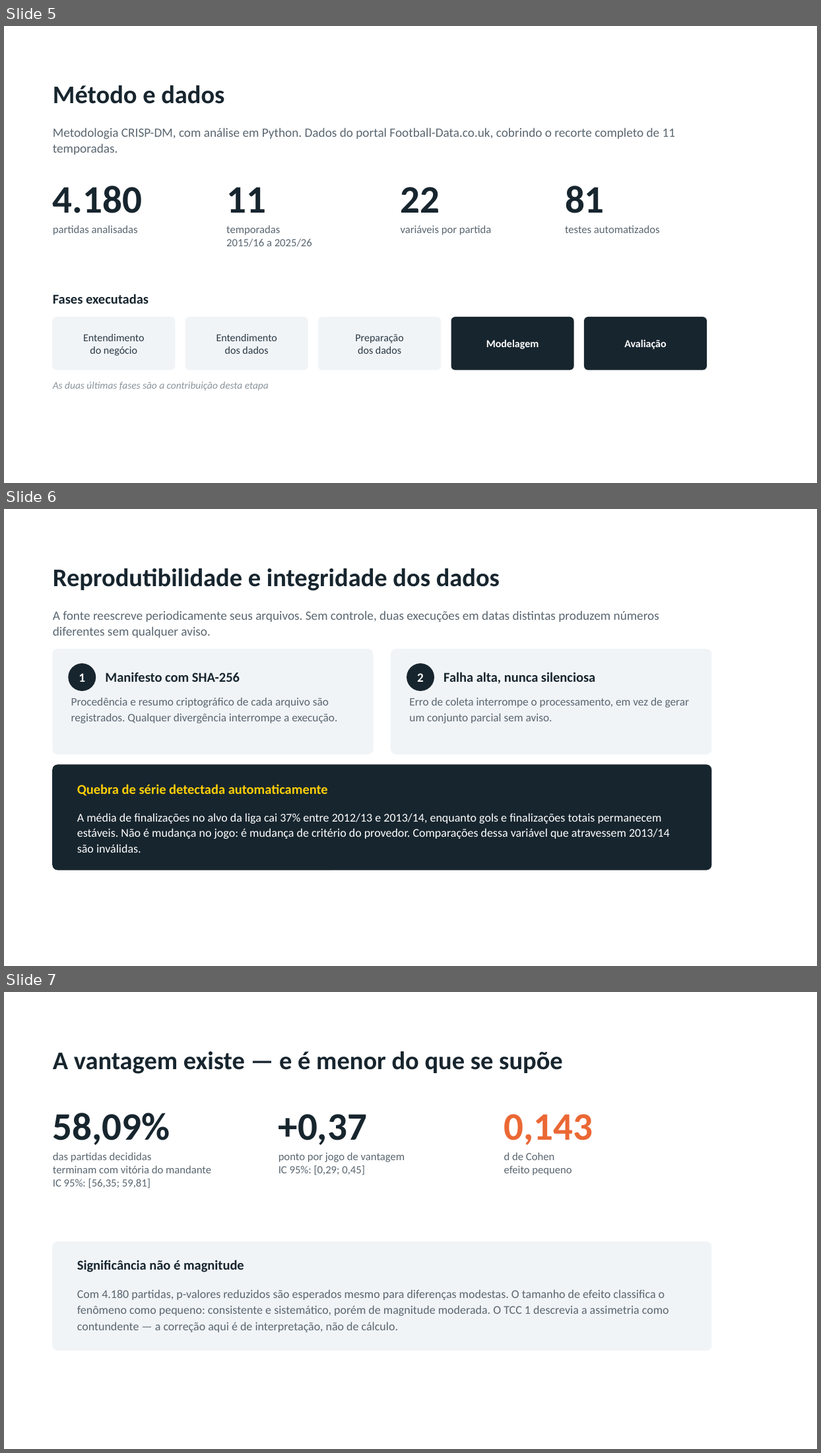
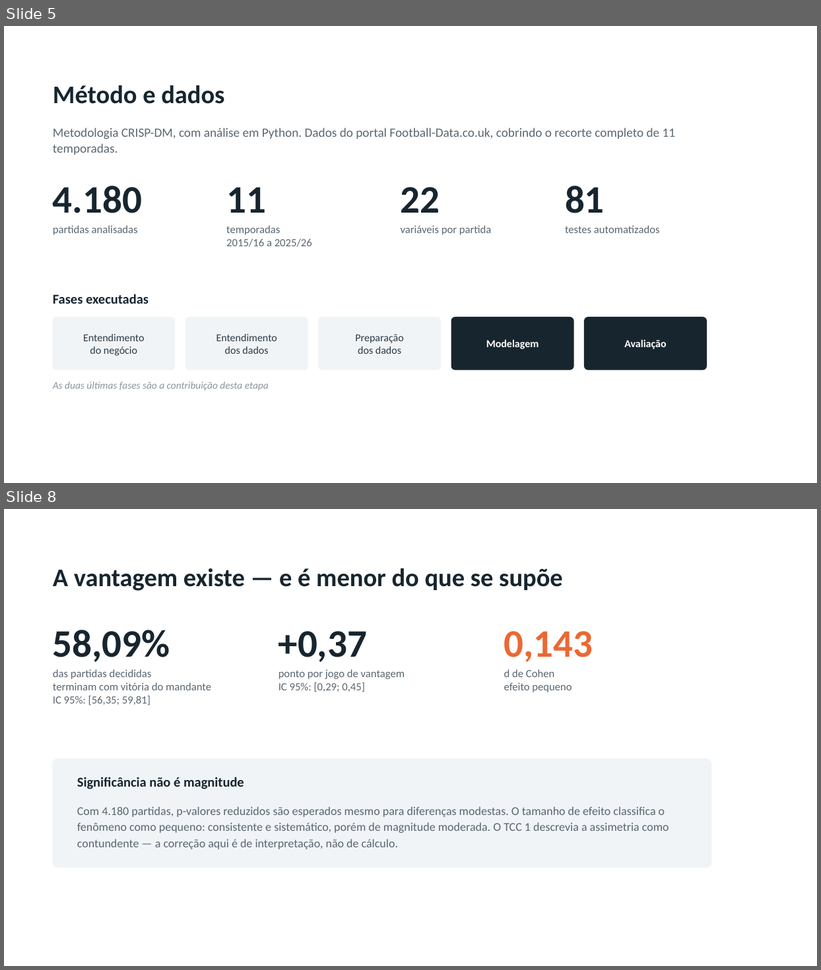
Before and after one commit to matheustm29/TCC2, a slide deck: apresentacao/TCC2_Defesa.pptx. Shown one above the other, each under a label of ours: slides 5, 6 and 7 before the commit, slides 5 and 8 after it; the slides between them are not shown. The pictures are 821x1453 and 821x970 pixels, drawn with LibreOffice and Linux fonts; fonts in the diff are those of the drawing; background and template pictures are left out. Boxes give left, top, right and bottom in pixels: in the first picture for what was removed or moved away, otherwise in the second. Text is boxed around its words. In the diff, an @@ line names an element or a change of style, - is before the commit and + after.

```diff
--- a/apresentacao/TCC2_Defesa.pptx
+++ b/apresentacao/TCC2_Defesa.pptx
@@ slide 6 removed at bbox=[4, 509, 817, 966], background picture (left out) @@
@@ title removed at bbox=[53, 568, 500, 591] @@
-Reprodutibilidade e integridade dos dados
@@ text removed at bbox=[53, 611, 659, 638] @@
-A fonte reescreve periodicamente seus arquivos. Sem controle, duas execuções em datas distintas produzem números diferentes sem qualquer aviso.
@@ rounded rectangle removed at bbox=[53, 650, 373, 755] @@
@@ ellipse removed at bbox=[69, 664, 96, 691] @@
@@ rounded rectangle removed at bbox=[391, 650, 712, 755] @@
@@ ellipse removed at bbox=[407, 664, 434, 691] @@
@@ text removed at bbox=[79, 673, 85, 682] @@
-1
@@ text removed at bbox=[105, 672, 240, 682] @@
-Manifesto com SHA-256
@@ text removed at bbox=[417, 673, 424, 682] @@
-2
@@ text removed at bbox=[444, 672, 595, 684] @@
-Falha alta, nunca silenciosa
@@ text removed at bbox=[71, 698, 337, 723] @@
-Procedência e resumo criptográfico de cada arquivo são registrados. Qualquer divergência interrompe a execução.
@@ text removed at bbox=[409, 698, 690, 723] @@
-Erro de coleta interrompe o processamento, em vez de gerar um conjunto parcial sem aviso.
@@ rounded rectangle removed at bbox=[53, 765, 712, 870] @@
@@ text removed at bbox=[77, 784, 328, 796] @@
-Quebra de série detectada automaticamente
@@ text removed at bbox=[77, 813, 670, 853] @@
-A média de finalizações no alvo da liga cai 37% entre 2012/13 e 2013/14, enquanto gols e finalizações totais permanecem estáveis. Não é mudança no jogo: é mudança de critério do provedor. Comparações dessa variável que atravessem 2013/14 são inválidas.
@@ what was slide 7 is now slide 8 @@
```
Also in this commit, not shown: 2 slides changed, 2 slides added, 1 other file.
